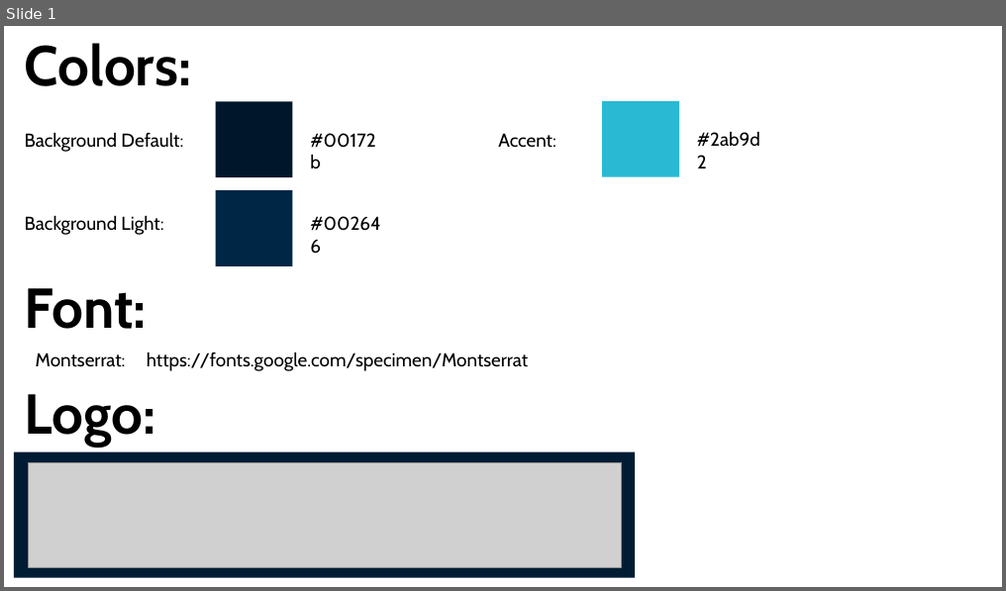
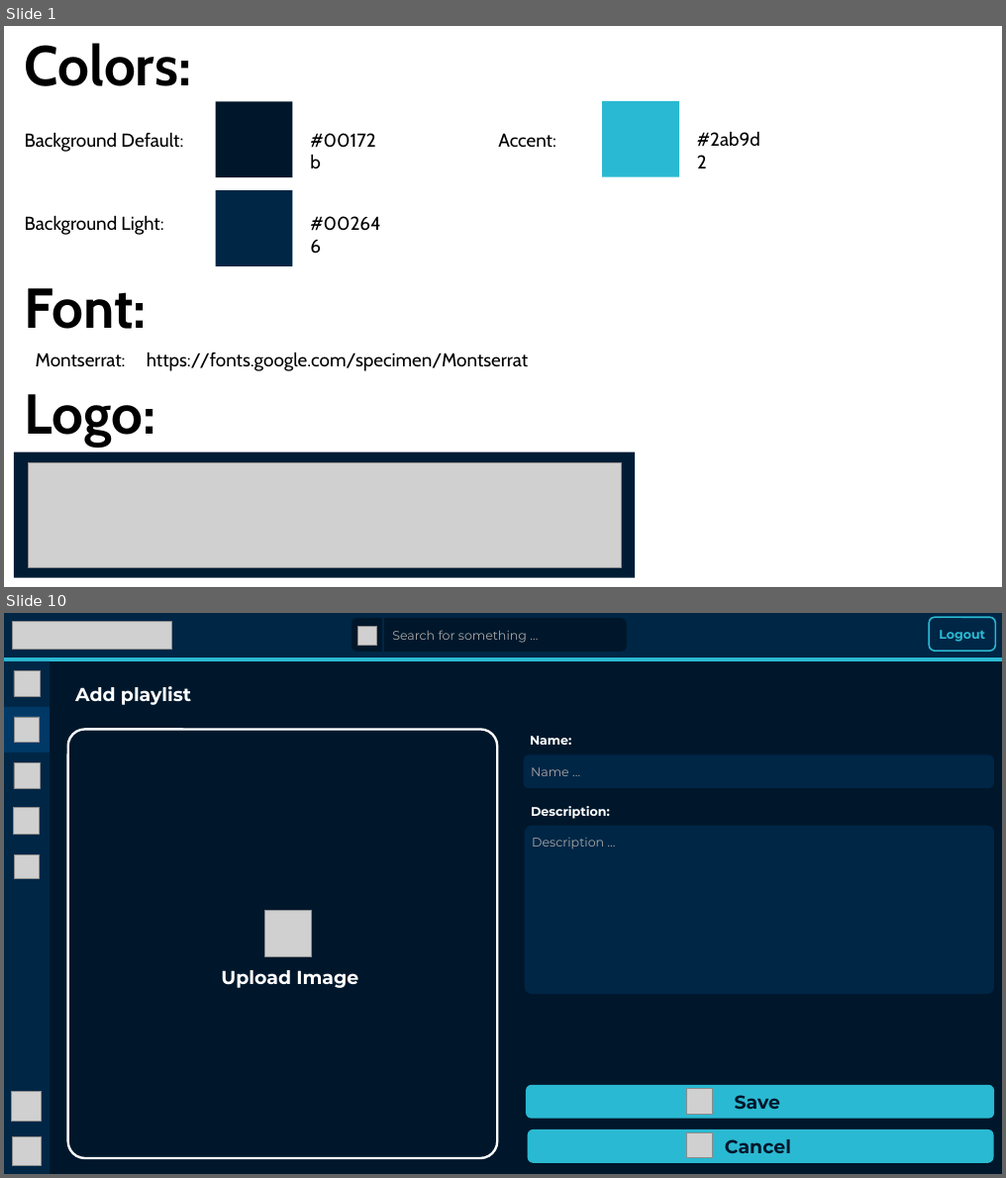
Before and after one commit to julianamschwand/SonicWave, a slide deck: mockups/SonicWaveMockup.pptx. Shown one above the other, each under a label of ours: slide 1 before the commit, slides 1 and 10 after it; the slides between them are not shown. The pictures are 1006x591 and 1006x1178 pixels, drawn with LibreOffice and Linux fonts; fonts in the diff are those of the drawing; grey boxes stand for pictures. Boxes give left, top, right and bottom in pixels: in the first picture for what was removed or moved away, otherwise in the second. Text is boxed around its words. In the diff, an @@ line names an element or a change of style, - is before the commit and + after.

```diff
--- a/mockups/SonicWaveMockup.pptx
+++ b/mockups/SonicWaveMockup.pptx
@@ slide 10 added at [4,613,1002,1174], background #FFFFFF @@
@@ rectangle added at [4,613,1002,1174], fill #00172B @@
@@ rectangle added at [4,613,1002,659], fill #002646 @@
@@ picture added at [13,621,172,650] @@
@@ rounded rectangle added at [351,618,626,652], fill #00172B @@
@@ picture added at [358,626,377,645] @@
@@ line added from (383, 617) to (383, 652), #002646 1.5 pt @@
@@ text added at [392,630,527,643], 12 pt, text #A6A6A6 @@
+Search for something …
@@ rounded rectangle added at [930,618,996,652], outline #2AB9D2 1.5 pt, 12 pt, text #2AB9D2, bold @@
+Logout
@@ rectangle added at [4,658,1002,662], fill #2AB9D2 @@
@@ rectangle added at [4,662,50,1174], fill #002646 @@
@@ picture added at [14,670,40,697] @@
@@ text added at [75,686,191,705], 18 pt, text #FFFFFF, bold @@
+Add playlist
@@ rectangle added at [4,707,50,753], fill #003866 @@
@@ picture added at [14,717,40,743] @@
@@ rounded rectangle added at [68,729,497,1158], outline #FFFFFF 2.25 pt @@
@@ rounded rectangle added at [524,756,994,789], fill #002646 @@
@@ text added at [530,736,571,745], 12 pt, text #FFFFFF, bold @@
+Name:
@@ picture added at [14,762,40,789] @@
@@ text added at [531,767,569,776], 12 pt, text #A6A6A6 @@
+Name …
@@ picture added at [14,808,40,834] @@
@@ text added at [531,806,610,819], 12 pt, text #FFFFFF, bold @@
+Description:
@@ rounded rectangle added at [525,826,994,994], fill #002646 @@
@@ text added at [532,838,604,850], 12 pt, text #A6A6A6 @@
+Description …
@@ picture added at [15,855,39,878] @@
@@ picture added at [265,911,312,958] @@
@@ text added at [221,970,358,988], 18 pt, text #FFFFFF, bold @@
+Upload Image
@@ rounded rectangle added at [526,1085,994,1119], fill #2AB9D2, 18 pt, text #00172B, bold @@
+Save
@@ picture added at [12,1091,42,1121] @@
@@ picture added at [687,1089,712,1115] @@
@@ picture added at [12,1138,41,1166] @@
@@ rounded rectangle added at [528,1130,994,1163], fill #2AB9D2, 18 pt, text #00172B, bold @@
+Cancel
@@ picture added at [687,1133,712,1158] @@
```
Also in this commit, not shown: 6 slides changed, 18 other slides added.
